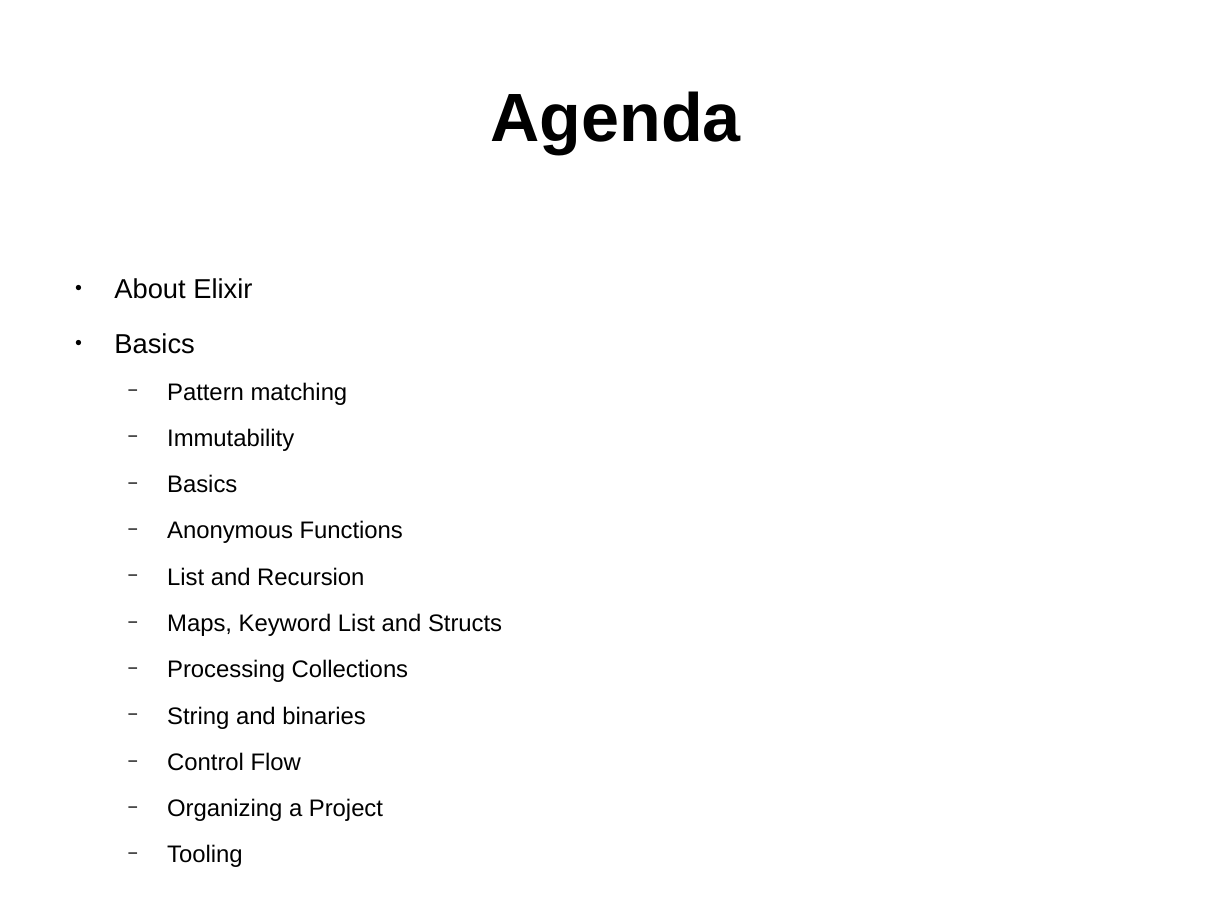
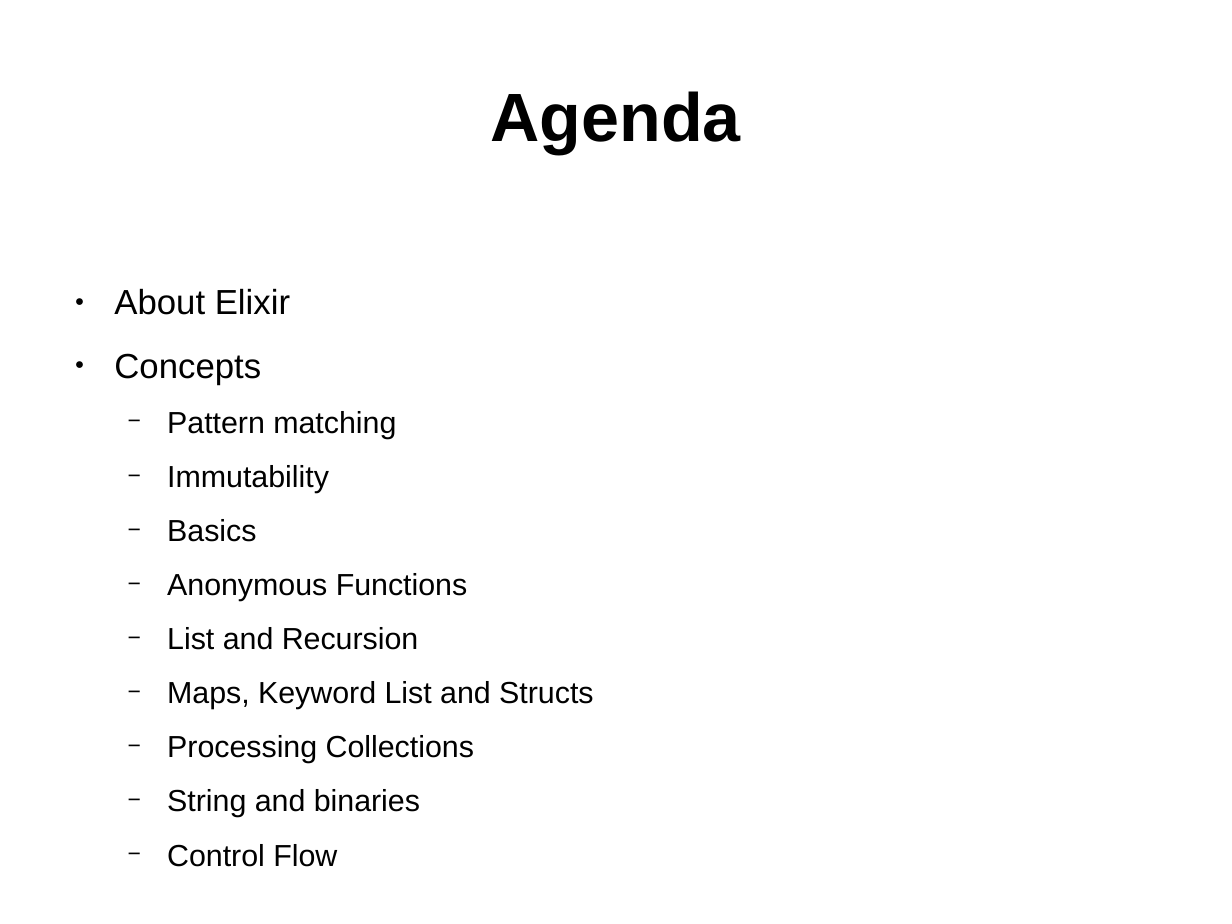
Before and after one commit to ramortegui/talks, a slide deck: slide 2 of elixir-basics.odp. Drawn at 1232x924 pixels with LibreOffice and Linux fonts; fonts in the diff are those of the drawing. Boxes give left, top, right and bottom in pixels: in the first picture for what was removed or moved away, otherwise in the second. Text is boxed around its words. In the diff, an @@ line names an element or a change of style, - is before the commit and + after.

Commit message:
Add Immutability section, and Basics.

```diff
--- a/elixir-basics.odp
+++ b/elixir-basics.odp
@@ text at box(114, 288, 593, 867): size 17.6 to 22.4 pt in "About Elixir"; size 15.4 to 19.6 pt in "Pattern matching", "Immutability", "Basics", "Anonymous Functions" and 5 more places @@
@@ text at box(114, 353, 261, 385): text changed; size 17.6 to 22.4 pt @@
-● Basics
+● Concepts
@@ text at box(167, 798, 383, 867): paragraphs removed @@
-  − Organizing a Project
-  − Tooling
```
Also in this commit, not shown: 1 other slide changed, 3 slides added, 2 slides removed.
